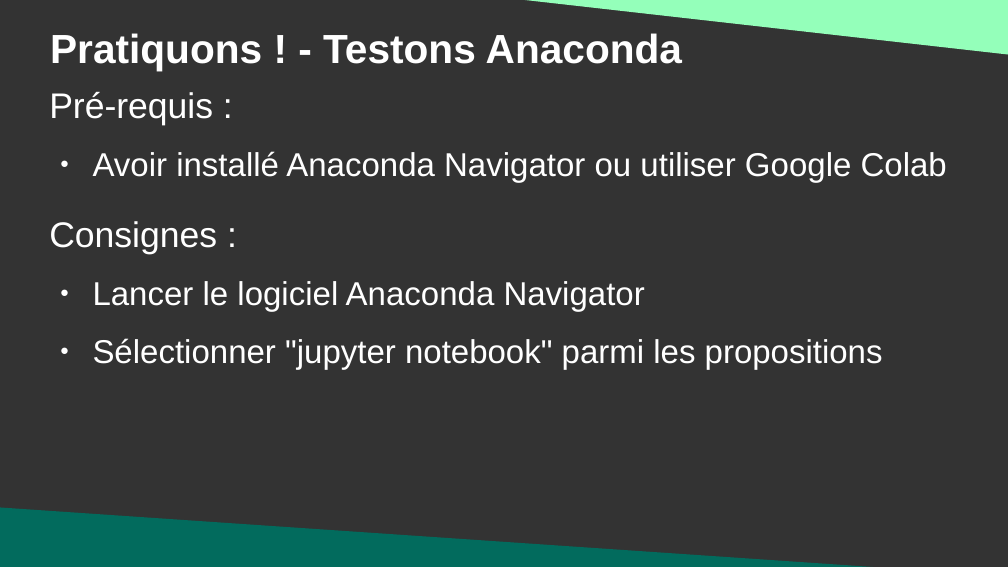
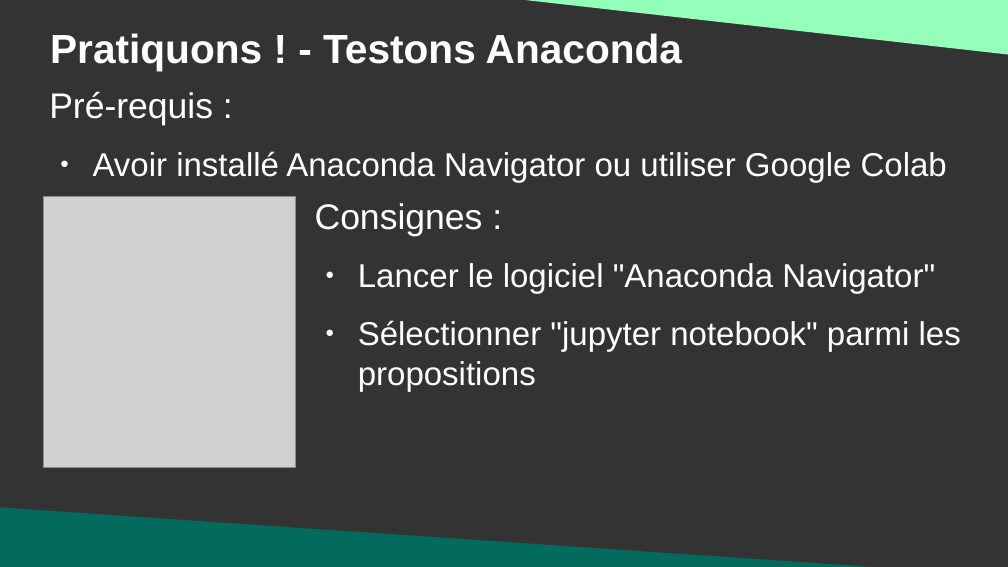
Before and after one commit to DanYellow/cours, a slide deck: slide 8 of big-data-s4/travaux-pratiques/numero-4/presentation.odp. Drawn at 1008x567 pixels with LibreOffice and Linux fonts; fonts in the diff are those of the drawing; grey boxes stand for pictures. Boxes give left, top, right and bottom in pixels: in the first picture for what was removed or moved away, otherwise in the second. Text is boxed around its words. In the diff, an @@ line names an element or a change of style, - is before the commit and + after.

```diff
--- a/big-data-s4/travaux-pratiques/numero-4/presentation.odp
+++ b/big-data-s4/travaux-pratiques/numero-4/presentation.odp
@@ picture added at (43, 197, 295, 468) @@
@@ text "Consignes :": place and size @@
-text "Consignes :" at (49, 221, 883, 369)
+text "Consignes :" at (315, 203, 961, 391)
@@ text at (358, 263, 935, 294): text changed @@
-● Lancer le logiciel Anaconda Navigator
+● Lancer le logiciel "Anaconda Navigator"
```
Also in this commit, not shown: 6 other slides changed, 8 other files.
